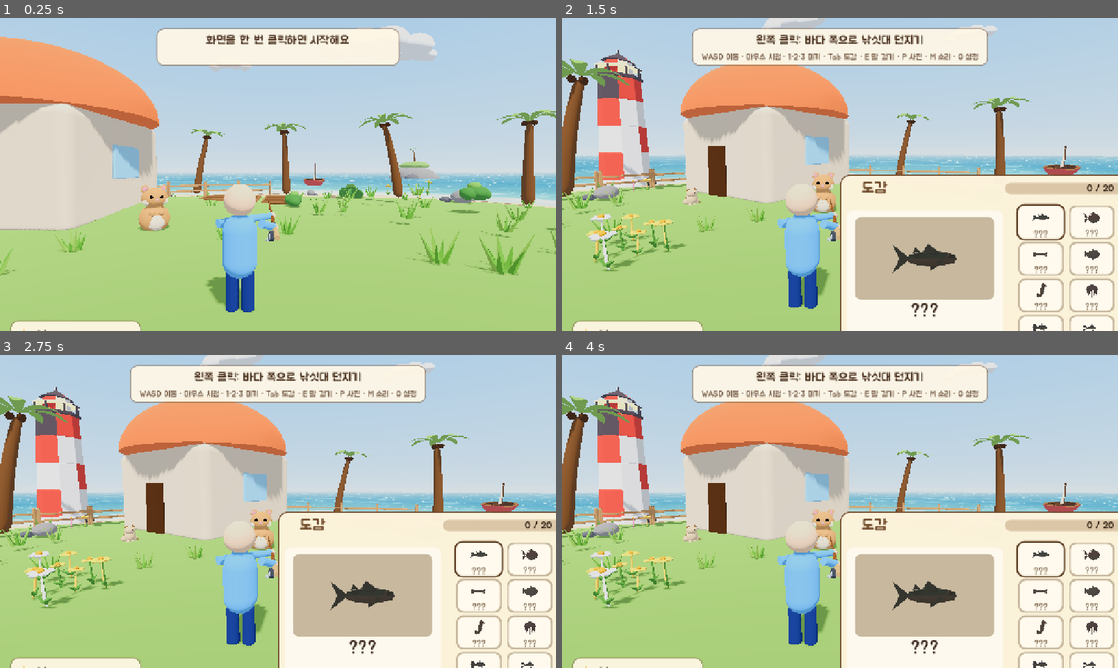
Above: before the commit, frames 1-4 (two rows, left to right).
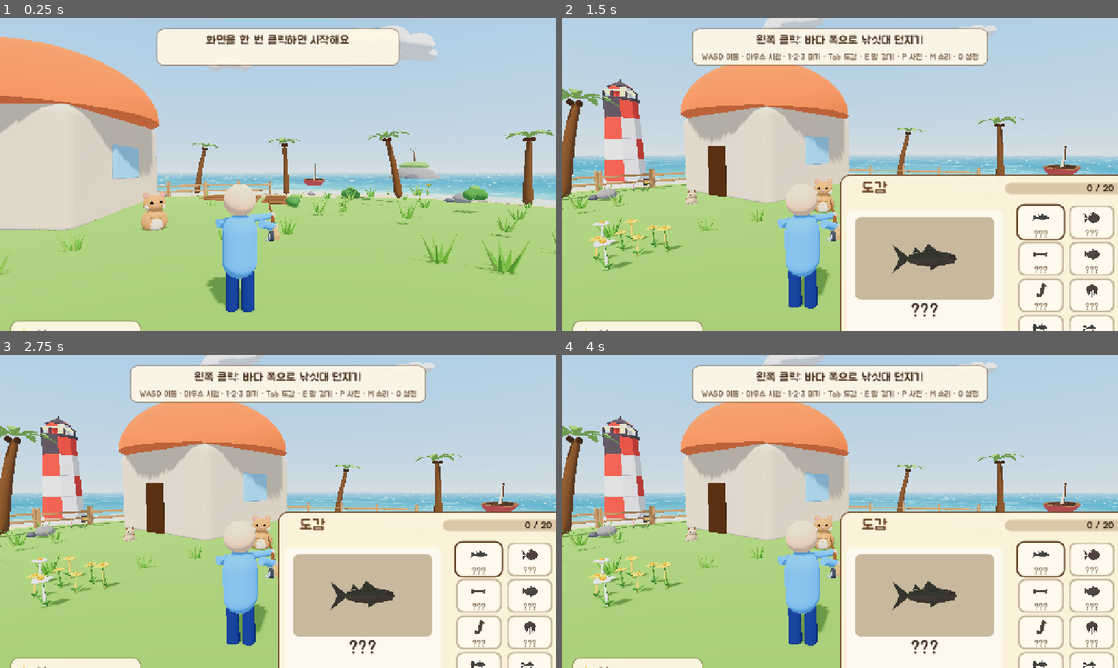
Above: after the commit, the same moments.

Repository: qudrhks36-svg/hanroro-seat-checker
Game: Godot game, scene res://main.tscn
Same seed, same stepped clock (60 frames per second), same inputs: the game is played once before the commit and once after it.
Inputs (mouse positions are in pixels of both pictures, inside the frame that each line leads up to):
- Up to frame 1 (0.25 s): no input
- Up to frame 2 (1.5 s): tap Enter at 0.5 s; move the mouse to (962, 158) at 0.52 s; hold Right 0.53-1.28 s; tap E at 0.6 s; click (962, 158) at 0.67 s; move the mouse to (812, 174) at 1.27 s; hold Up from 1.28 s (still down); tap Tab at 1.35 s
- Up to frame 3 (2.75 s): keep holding Up; tap Space at 2 s; move the mouse to (289, 505) at 2.02 s; tap F at 2.1 s
- Up to frame 4 (4 s): keep holding Up; move the mouse to (834, 517) at 2.77 s; tap 1 at 2.85 s; click (834, 517) at 2.92 s; move the mouse to (878, 514) at 3.52 s; tap 6 at 3.6 s

The runs differ from the first frame. In frame 1, 2.8% of the frame differs, in the area x 0-100%, y 29-83%; in frame 2, 5.1%; in frame 3, 5.1%; in frame 4, 5.1%, in the area x 0-85%, y 10-81%.

Commit message:
feat(godot): shrink NPCs, animals, trees and props via data/scale.json
Co-Authored-By: Claude Sonnet 5.5 <noreply@anthropic.com>

Diff:
--- a/fishing-game/godot/data/animals.json
+++ b/fishing-game/godot/data/animals.json
@@ -2,9 +2,9 @@
   "gift_money": [30, 60, 100],
   "pet_cooldown_sec": 8.0,
   "animals": [
-    {"name": "뭉치", "kind": "rabbit", "color": [0.97, 0.95, 0.92], "speed": 0.9, "sound": "chime", "pitch": 2.2, "start": [2.5, -1.0]},
-    {"name": "보리", "kind": "rabbit", "color": [0.72, 0.52, 0.34], "speed": 1.0, "sound": "chime", "pitch": 1.9, "start": [-1.5, 6.5]},
-    {"name": "치즈", "kind": "cat", "color": [0.95, 0.66, 0.30], "speed": 0.8, "sound": "voice_cat", "pitch": 1.0, "start": [5.5, 4.0]},
-    {"name": "솔이", "kind": "deer", "color": [0.72, 0.50, 0.30], "speed": 0.7, "sound": "voice_cat", "pitch": 0.55, "start": [-2.0, -5.5]}
+    {"name": "뭉치", "kind": "rabbit", "scale": 0.9, "color": [0.97, 0.95, 0.92], "speed": 0.9, "sound": "chime", "pitch": 2.2, "start": [2.5, -1.0]},
+    {"name": "보리", "kind": "rabbit", "scale": 0.9, "color": [0.72, 0.52, 0.34], "speed": 1.0, "sound": "chime", "pitch": 1.9, "start": [-1.5, 6.5]},
+    {"name": "치즈", "kind": "cat", "scale": 0.9, "color": [0.95, 0.66, 0.30], "speed": 0.8, "sound": "voice_cat", "pitch": 1.0, "start": [5.5, 4.0]},
+    {"name": "솔이", "kind": "deer", "scale": 0.8, "color": [0.72, 0.50, 0.30], "speed": 0.7, "sound": "voice_cat", "pitch": 0.55, "start": [-2.0, -5.5]}
   ]
 }
--- /dev/null
+++ b/fishing-game/godot/data/scale.json
@@ -0,0 +1,10 @@
+{
+  "prefix": {
+    "Island/Bartle": 0.85, "Island/Cat": 0.85, "Island/Merchant": 0.85, "Island/Seagull": 0.85,
+    "Island/PalmTree": 0.8, "Landmarks/Palms": 0.8, "Landmarks/Lighthouse": 0.8,
+    "Decor/Bushes": 0.8, "Decor/Rocks": 0.8, "Decor/Grass": 0.85, "Decor/Flowers": 0.8, "Decor/Beach": 0.85
+  },
+  "meadow_tree": 0.85,
+  "meadow_prop": 0.8,
+  "rule": "GDD 8번 3인칭 2단계: 오브젝트 크기를 길 이름(path) 앞부분으로 골라 곱함. 자리는 그대로(모델 바닥 기준으로 줄어듦). 집·부두는 위치 연동이 많아 다음 단계."
+}
--- a/fishing-game/godot/scripts/animals.gd
+++ b/fishing-game/godot/scripts/animals.gd
@@ -125,6 +125,7 @@
 	var c: Array = def["color"]
 	var body := _make_model(def["kind"], Color(c[0], c[1], c[2]))
 	root.add_child(body)
+	root.scale = Vector3.ONE * float(def.get("scale", 1.0))
 	var st: Array = def["start"]
 	root.position = Vector3(st[0], GROUND_Y, st[1])
 	list.append({"node": root, "body": body, "def": def, "state": "idle", "t": rng.randf_range(0.5, 3.0), "target": Vector3.ZERO, "last_pet": -999.0})
--- a/fishing-game/godot/scripts/dialog.gd
+++ b/fishing-game/godot/scripts/dialog.gd
@@ -65,7 +65,7 @@
 		var c: Array = n["color"]
 		npcs.append({
 			"name": n["name"], "color": Color(c[0], c[1], c[2]), "data": n, "shop": is_shop,
-			"pos": Vector3(p[0], p[1], -p[2]), "up": 0.7 if is_shop else 0.5,
+			"pos": Vector3(p[0], p[1], -p[2]), "up": 0.6 if is_shop else 0.43,   # 바라보는 높이 (NPC 크기 0.85배)
 			"model": world.models_by_parent.get(NPC_PATHS[n["name"]], null),
 		})
 	_add_shop_collider(0)
@@ -73,16 +73,16 @@
 	box.visible = false
 	prompt.visible = false
 
-# 바틀이는 부딪혀서 못 지나감(유니티: 캡슐 충돌 반지름 0.4, 높이 1.3, 중심 y 0.65)
+# 바틀이는 부딪혀서 못 지나감(유니티: 캡슐 충돌 반지름 0.4, 높이 1.3, 중심 y 0.65 → 0.85배 크기로 반지름 0.34, 높이 1.1, 중심 y 0.55)
 func _add_shop_collider(i: int) -> void:
 	var body := StaticBody3D.new()
 	var shape := CollisionShape3D.new()
 	var cap := CapsuleShape3D.new()
-	cap.radius = 0.4
-	cap.height = 1.3
+	cap.radius = 0.34   # 크기 0.85배
+	cap.height = 1.1
 	shape.shape = cap
 	body.add_child(shape)
-	body.position = npcs[i]["pos"] + Vector3(0, 0.65, 0)
+	body.position = npcs[i]["pos"] + Vector3(0, 0.55, 0)
 	world.add_child(body)
 
 # ---- 매 프레임: 바라보는 NPC 찾기 / 돌쇠는 노을에만 보임 ----
--- a/fishing-game/godot/scripts/meadow.gd
+++ b/fishing-game/godot/scripts/meadow.gd
@@ -217,7 +217,7 @@
 	for i in 13:
 		var p: Variant = _pick(1.6, 4.0, 9.0)
 		if p != null:
-			_tree(Vector3(p.x, GROUND_Y, p.y), rng.randf_range(0.9, 1.25), i)
+			_tree(Vector3(p.x, GROUND_Y, p.y), rng.randf_range(0.9, 1.25) * float(world.obj_scale["meadow_tree"]), i)
 	for i in 9:
 		var p: Variant = _pick(0.9, 3.0, 9.4)
 		if p != null:
@@ -280,7 +280,7 @@
 	var n: Node3D = ps.instantiate()
 	n.position = pos
 	n.rotation.y = rng.randf() * TAU
-	n.scale = Vector3.ONE * s
+	n.scale = Vector3.ONE * s * float(world.obj_scale["meadow_prop"])
 	add_child(n)
 	SmoothScript.smooth_node(n, world.smooth_angle)
 	world.apply_materials(n)
--- a/fishing-game/godot/scripts/world.gd
+++ b/fishing-game/godot/scripts/world.gd
@@ -7,6 +7,7 @@
 const SmoothScript := preload("res://scripts/mesh_smooth.gd")
 const SCENE_JSON := "res://data/scene.json"
 const MATERIALS_JSON := "res://data/materials.json"
+const SCALE_JSON := "res://data/scale.json"
 const CUSTOM_SHADER_MATS := ["Mat_Sea", "Mat_SkyGradient"]   # 따로 셰이더로 만드는 것(2-3)
 
 var items: Array = []
@@ -18,6 +19,7 @@
 var mat_cache: Dictionary = {}
 var unmatched: Dictionary = {}
 var skipped_child := 0
+var obj_scale: Dictionary = {}           # 길 이름 앞부분 → 크기 배율 (data/scale.json)
 var smooth_angle := 55.0                # 이 각도 미만으로 만나는 면은 부드럽게 이음(0 = 끔). 시험용 --smooth=도
 
 static func to_godot_pos(p: Array) -> Vector3:
@@ -42,6 +44,13 @@
 			m.albedo_color = col
 			m.roughness = roughness
 			mi.set_surface_override_material(i, m)
+
+# 이 항목의 크기 배율(data/scale.json의 길 이름 앞부분과 맞는 것, 없으면 1)
+func scale_of(path: String) -> float:
+	for k in obj_scale["prefix"]:
+		if path.begins_with(k):
+			return float(obj_scale["prefix"][k])
+	return 1.0
 
 static func model_path(source: String) -> String:
 	# 유니티 Assets/Models/X.fbx → assets/models/X.fbx, Assets/Resources/Models/Y.fbx → assets/models/extra/Y.fbx
@@ -162,6 +171,7 @@
 	var t0 := Time.get_ticks_msec()
 	var mf := FileAccess.open(MATERIALS_JSON, FileAccess.READ)
 	mat_defs = JSON.parse_string(mf.get_as_text())
+	obj_scale = JSON.parse_string(FileAccess.get_file_as_string(SCALE_JSON))
 	var f := FileAccess.open(SCENE_JSON, FileAccess.READ)
 	var data: Dictionary = JSON.parse_string(f.get_as_text())
 	items = data["items"]
@@ -183,7 +193,7 @@
 		node.name = it["name"]
 		var s: Array = it["scale"]
 		var basis := to_godot_basis(it["quat"]) * MODEL_FIX
-		node.transform = Transform3D(basis.scaled(Vector3(s[0], s[1], s[2])), to_godot_pos(it["pos"]))
+		node.transform = Transform3D(basis.scaled(Vector3(s[0], s[1], s[2]) * scale_of(it["path"])), to_godot_pos(it["pos"]))
 		add_child(node)
 		SmoothScript.smooth_node(node, smooth_angle)   # 각진 면을 부드럽게 이어 보이게 (10단계)
 		apply_materials(node)
Not shown, changed: fishing-game/changelog/2026-10-12.md
Not shown, changed: fishing-game/docs/GDD.md
